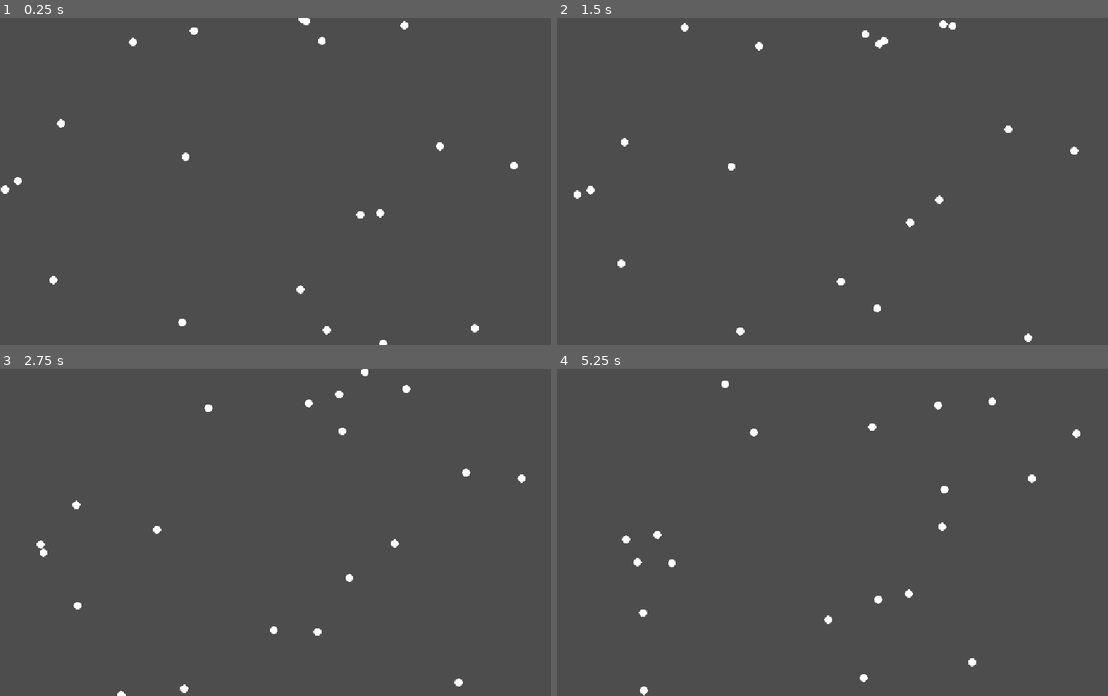
Above: before the commit, frames 1-4 (two rows, left to right).
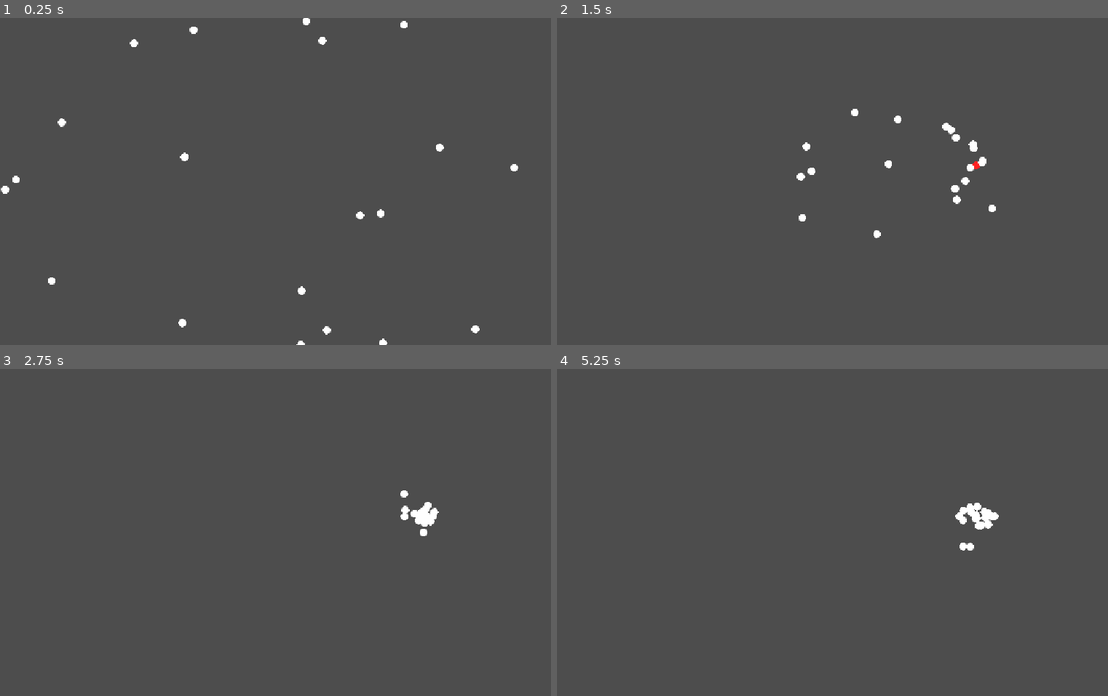
Above: after the commit, the same moments.

Repository: eni-school-project/particle-swarm-optimization
Game: Godot game, scene res://main.tscn
Two runs of this game, one before a commit and one after it. Both use one fixed random seed, a clock stepped at 60 frames per second and the inputs below.
Inputs (mouse positions are in pixels of both pictures, inside the frame that each line leads up to):
- Up to frame 1 (0.25 s): no input
- Up to frame 2 (1.5 s): move the mouse to (975, 165) at 0.52 s; click (975, 165) at 0.67 s; move the mouse to (733, 197) at 1.27 s; click (733, 197) at 1.42 s
- Up to frame 3 (2.75 s): move the mouse to (347, 460) at 2.02 s; click (347, 460) at 2.17 s
- Up to frame 4 (5.25 s): move the mouse to (821, 597) at 2.77 s; click (821, 597) at 2.92 s; move the mouse to (1025, 581) at 3.52 s; click (1025, 581) at 3.67 s; move the mouse to (672, 483) at 4.27 s; click (672, 483) at 4.42 s; move the mouse to (876, 532) at 5.02 s; click (876, 532) at 5.17 s

The runs differ from the first frame. In frame 1, 0.3% of the frame differs, in the area x 0-95%, y 0-100%; in frame 2, 1.1%, in the area x 3-95%, y 0-100%; in frame 3, 0.9%; in frame 4, 1.0%.

Commit message:
Feat : updated logic for distance and not position, with omega being variable instead of linearly decreasing

Diff:
--- a/scenes/menu.tscn
+++ b/scenes/menu.tscn
@@ -1,10 +1,26 @@
-[gd_scene load_steps=3 format=3 uid="uid://coeal18mmc2ou"]
+[gd_scene load_steps=5 format=3 uid="uid://coeal18mmc2ou"]
 
 [ext_resource type="Script" uid="uid://dbikmlc8j8pg3" path="res://scripts/menu.gd" id="1_yqeox"]
 [ext_resource type="PackedScene" uid="uid://g0y4ikyj8fsi" path="res://scenes/particle.tscn" id="2_vjb58"]
+[ext_resource type="PackedScene" uid="uid://chexux77g0ppm" path="res://scenes/target.tscn" id="3_con2f"]
+
+[sub_resource type="RectangleShape2D" id="RectangleShape2D_con2f"]
+size = Vector2(1152, 648)
 
 [node name="Menu" type="Node2D"]
 script = ExtResource("1_yqeox")
 particle_scene = ExtResource("2_vjb58")
+target_scene = ExtResource("3_con2f")
+metadata/_edit_group_ = true
+
+[node name="Area2D" type="Area2D" parent="."]
+
+[node name="CollisionShape2D" type="CollisionShape2D" parent="Area2D"]
+position = Vector2(576, 324)
+shape = SubResource("RectangleShape2D_con2f")
 
 [node name="Particles" type="Node2D" parent="."]
+light_mask = 2
+visibility_layer = 2
+
+[connection signal="input_event" from="Area2D" to="." method="_on_area_2d_input_event"]
--- a/scripts/menu.gd
+++ b/scripts/menu.gd
@@ -2,24 +2,92 @@
 
 @export var particle_number: int = 20
 @export var particle_scene: PackedScene
+@export var target_scene: PackedScene
+
+@export var exploration: float = 1.0
+@export var exploitation: float = 1.0
+@export var min_inertia: float = 0.4
+@export var max_inertia: float = 0.9
+
 var screen_size: Vector2
+
+var global_objective: Vector2 = Vector2.ZERO
+var global_best_distance: float = INF
 
 func _ready() -> void:
 	screen_size = get_viewport().get_visible_rect().size
 	generate_particles()
 
 
+func _physics_process(delta: float) -> void:
+	if (get_tree().has_group("target")):
+		var source: Array[Node] = get_tree().get_nodes_in_group("particles")
+		var particles: Array[Particle]
+		for node in source:
+			if node is Particle:
+				particles.push_back(node as Particle)
+
+		pso(particles, delta)
+
+
 func generate_particles() -> void:
 	for i in particle_number:
-		var particle: CharacterBody2D = particle_scene.instantiate()
+		var particle: Particle = particle_scene.instantiate()
 		particle.position = Vector2(
 			randf_range(0.0, screen_size.x),
 			randf_range(0.0, screen_size.y)
 		)
 
-		var speed: float = randf_range(30.0, 20.0)
+		var speed: float = randf_range(10.0, 30.0)
 		var angle: float = randf() * TAU
 		particle.velocity = Vector2.from_angle(angle) * speed
 
 		$Particles.add_child(particle)
 		particle.add_to_group("particles")
+
+
+func pso(particles: Array[Particle], _delta: float) -> void:
+	var target: Area2D = get_tree().get_first_node_in_group("target") as Area2D
+	var target_position: Vector2 = target.global_position
+
+	for particle in particles:
+		var distance: float = particle.position.distance_to(target_position)
+		if (distance < particle.best_distance):
+			particle.best_distance = distance
+			particle.objective = particle.position
+
+	for particle in particles:
+		if (particle.best_distance < global_best_distance):
+			global_best_distance = particle.best_distance
+			global_objective = particle.objective
+
+	#var omega: float = calculate_omega(particles, target_position)
+
+	for particle in particles:
+		particle.velocity = randf_range(0.4, 2.0) * particle.velocity \
+			+ exploration * randf() * (particle.objective - particle.position) \
+			+ exploitation * randf() * (global_objective - particle.position)
+
+
+#func calculate_omega(particles: Array[Particle], target_position: Vector2) -> float:
+	#var average_distance: float = 0.0
+	#
+	#for particle in particles:
+		#average_distance += particle.position.distance_to(target_position)
+	#average_distance /= particles.size()
+	#
+	#var max_distance: float = screen_size.length()
+	#
+	#return lerp(min_inertia, max_inertia, average_distance / max_distance)
+
+
+func _on_area_2d_input_event(_viewport: Node, event: InputEvent, _shape_idx: int) -> void:
+	if event is InputEventMouseButton \
+		and event.button_index == MOUSE_BUTTON_LEFT \
+		and event.pressed:
+			if (not get_tree().has_group("target")):
+				var target: Area2D = target_scene.instantiate()
+				target.add_to_group("target")
+				add_child(target)
+				target.global_position = get_global_mouse_position()
+				move_child(target, $Particles.get_index())
